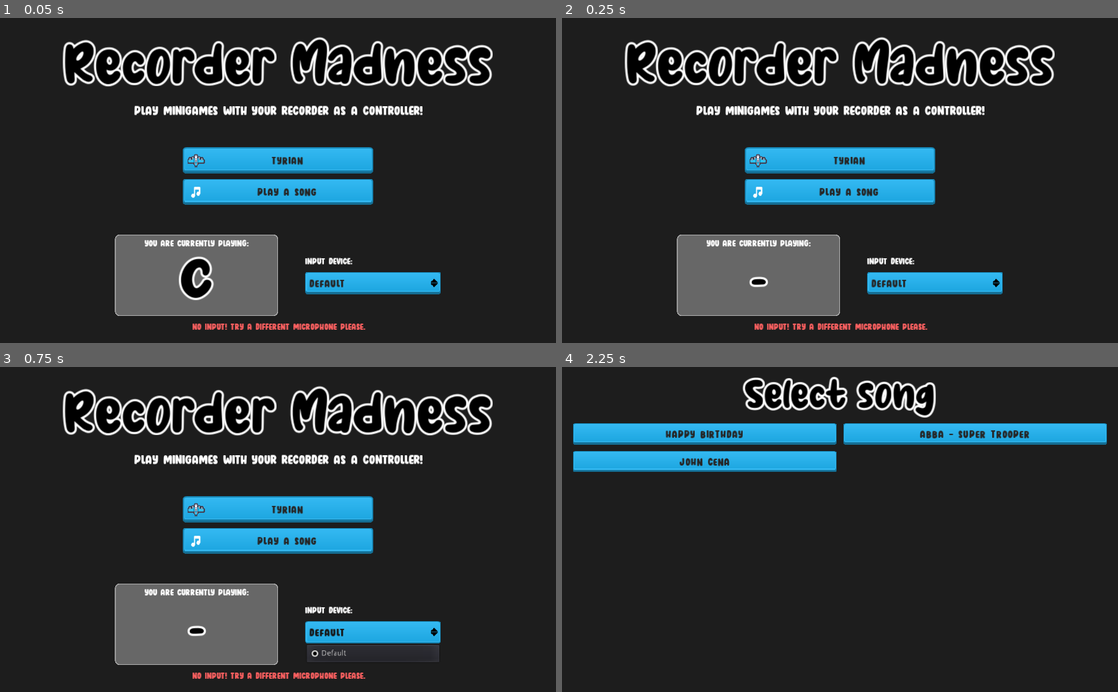
Above: before the commit, frames 1-4 (two rows, left to right).
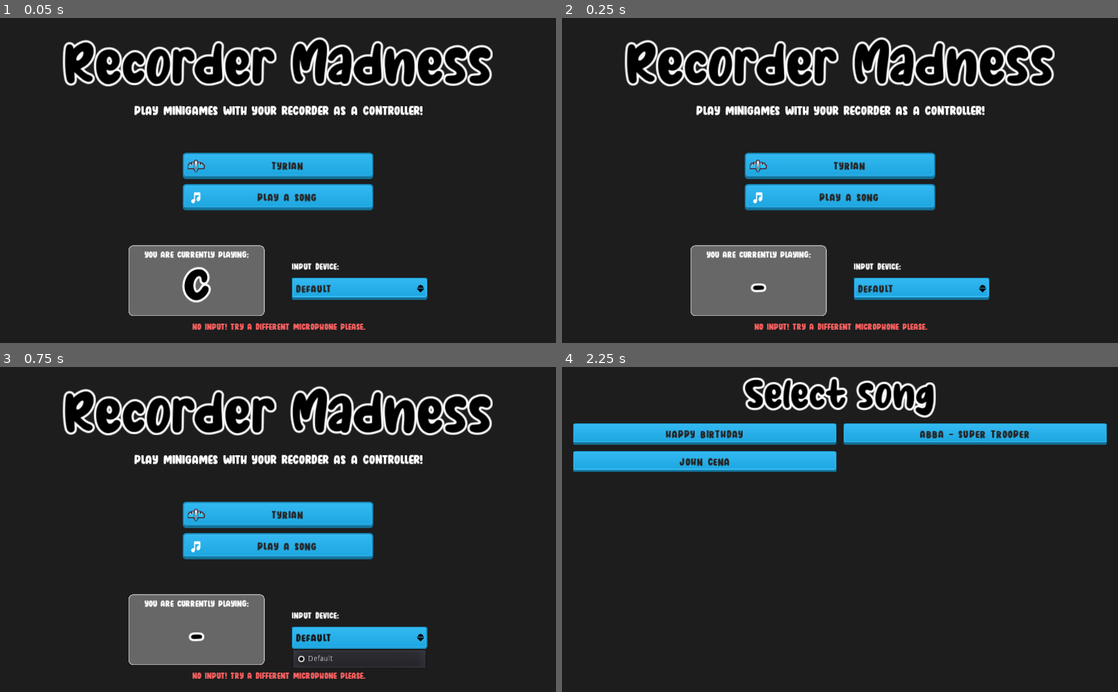
Above: after the commit, the same moments.

Repository: VojtaStruhar/recorder-madness
Game: Godot game, scene res://Minigames/Menus/MainMenu.tscn
Same seed, same stepped clock (60 frames per second), same inputs: the game is played once before the commit and once after it.
Inputs:
- Up to frame 1 (0.05 s): no input
- Up to frame 2 (0.25 s): no input
- Up to frame 3 (0.75 s): click "Default" at 0.5 s
- Up to frame 4 (2.25 s): click "Play a song" at 1.25 s; click "Play a song" at 2 s

The runs differ from the first frame. In frame 1, 8.6% of the frame differs, in the area x 20-80%, y 39-92%; in frame 2, 8.2%; in frame 3, 8.4%; in frame 4, nothing differs.

Commit message:
Saving song highscores as dictionary.
* Because every song has different note count, it isn't fair to lump all songs into one highscore. Instead each is saved separatedly in a dictionary.

Diff:
--- a/Assets/Songs/Abba_-_Super_Trooper.tres
+++ b/Assets/Songs/Abba_-_Super_Trooper.tres
@@ -5,7 +5,5 @@
 [resource]
 script = ExtResource( 1 )
 name = "Super Trooper"
-bpm = 0
+bpm = 140
 notes = [ 38.0, 38.0, 36.0, 36.0, 35.0, 36.0, 33.0, 33.0, 36.0, 36.0, 35.0, 35.0, 33.0, 33.0, 33.0, 33.0, 36.0, 36.0, 3 …(971 unchanged characters)…
-low = 24
-high = 45
--- a/Assets/Songs/John_Cena_2.tres
+++ b/Assets/Songs/John_Cena_2.tres
@@ -4,6 +4,6 @@
 
 [resource]
 script = ExtResource( 1 )
-name = "Recorded 22"
+name = "John Cena"
 bpm = 180.0
 notes = [ 33.0, 35.0, 31.0, 33.0, 33.0, 33.0, 33.0, 33.0, 36.0, 35.0, 31.0, 33.0, 33.0, 33.0, 33.0 ]
--- a/Minigames/Menus/MainMenu.tscn
+++ b/Minigames/Menus/MainMenu.tscn
@@ -9,6 +9,13 @@
 [ext_resource path="res://Assets/UI/Font_Title.tres" type="DynamicFont" id=7]
 [ext_resource path="res://Assets/UI/Font_Subtitle.tres" type="DynamicFont" id=8]
 [ext_resource path="res://Assets/UI/musicOn.png" type="Texture" id=9]
+[ext_resource path="res://Assets/UI/Milky Coffee.ttf" type="DynamicFontData" id=10]
+
+[sub_resource type="DynamicFont" id=1]
+size = 80
+outline_size = 4
+use_filter = true
+font_data = ExtResource( 10 )
 
 [node name="MainMenu" type="Control"]
 anchor_right = 1.0
@@ -56,14 +63,14 @@
 [node name="CenterContainer" type="CenterContainer" parent="MarginContainer/VBoxContainer"]
 margin_top = 156.0
 margin_right = 984.0
-margin_bottom = 350.0
+margin_bottom = 370.0
 size_flags_vertical = 3
 
 [node name="Minigames" type="VBoxContainer" parent="MarginContainer/VBoxContainer/CenterContainer"]
 margin_left = 317.0
-margin_top = 44.0
+margin_top = 54.0
 margin_right = 667.0
-margin_bottom = 150.0
+margin_bottom = 160.0
 rect_min_size = Vector2( 350, 0 )
 
 [node name="TyrianButton" parent="MarginContainer/VBoxContainer/CenterContainer/Minigames" instance=ExtResource( 5 )]
@@ -83,7 +90,7 @@
 destination = 4
 
 [node name="HBoxContainer" type="HBoxContainer" parent="MarginContainer/VBoxContainer"]
-margin_top = 360.0
+margin_top = 380.0
 margin_right = 984.0
 margin_bottom = 510.0
 size_flags_horizontal = 3
@@ -91,21 +98,20 @@
 alignment = 1
 
 [node name="Panel" type="Panel" parent="MarginContainer/VBoxContainer/HBoxContainer"]
-margin_left = 192.0
-margin_right = 492.0
-margin_bottom = 150.0
-rect_min_size = Vector2( 300, 150 )
+margin_left = 217.0
+margin_right = 467.0
+margin_bottom = 130.0
+rect_min_size = Vector2( 250, 130 )
 
 [node name="CenterContainer" type="CenterContainer" parent="MarginContainer/VBoxContainer/HBoxContainer/Panel"]
-margin_right = 300.0
-margin_bottom = 150.0
-rect_min_size = Vector2( 300, 150 )
+anchor_right = 1.0
+anchor_bottom = 1.0
 
 [node name="VBoxContainer" type="VBoxContainer" parent="MarginContainer/VBoxContainer/HBoxContainer/Panel/CenterContainer"]
-margin_left = 49.0
-margin_top = 6.0
-margin_right = 250.0
-margin_bottom = 144.0
+margin_left = 24.0
+margin_top = 7.0
+margin_right = 225.0
+margin_bottom = 123.0
 
 [node name="Label" type="Label" parent="MarginContainer/VBoxContainer/HBoxContainer/Panel/CenterContainer/VBoxContainer"]
 margin_right = 201.0
@@ -118,22 +124,22 @@
 unique_name_in_owner = true
 margin_top = 30.0
 margin_right = 201.0
-margin_bottom = 138.0
+margin_bottom = 116.0
 custom_colors/font_color = Color( 0, 0, 0, 1 )
-custom_fonts/font = ExtResource( 7 )
+custom_fonts/font = SubResource( 1 )
 text = "K#"
 align = 1
 valign = 1
 
 [node name="CenterContainer" type="CenterContainer" parent="MarginContainer/VBoxContainer/HBoxContainer"]
-margin_left = 542.0
-margin_right = 792.0
-margin_bottom = 150.0
+margin_left = 517.0
+margin_right = 767.0
+margin_bottom = 130.0
 
 [node name="VBoxContainer2" type="VBoxContainer" parent="MarginContainer/VBoxContainer/HBoxContainer/CenterContainer"]
-margin_top = 39.0
+margin_top = 29.0
 margin_right = 250.0
-margin_bottom = 110.0
+margin_bottom = 100.0
 
 [node name="SettingsLabel" type="Label" parent="MarginContainer/VBoxContainer/HBoxContainer/CenterContainer/VBoxContainer2"]
 margin_right = 250.0
--- a/Minigames/SongLevel/RecordingStudio.gd
+++ b/Minigames/SongLevel/RecordingStudio.gd
@@ -55,6 +55,7 @@
 
 func _on_SaveSong_pressed():
 	if song_name_input.text != "":
+		song_resource.name = song_name_input.text
 		var result = ResourceSaver.save("res://Assets/Songs/" + song_name_input.text.replace(" ", "_") + ".tres", song_resource)
 		if result != OK:
 			timedLabel.set_timed_text("Saving failed (" + str(result) + ")")
--- a/Minigames/SongLevel/SongMinigame.gd
+++ b/Minigames/SongLevel/SongMinigame.gd
@@ -39,11 +39,16 @@
 func finish_game():
 	$FinishGameTimer.start()
 
+func game_over_transition():
+	if !(song_resource.name in PersistentData.highscore_songs) \
+		or player_score > PersistentData.highscore_songs[song_resource.name]:
 
+		PersistentData.highscore_songs[song_resource.name] = player_score
+	SceneManager.game_over(player_score, SceneManager.Screen.SONG)
 
 func _on_FinishGameTimer_timeout():
-	SceneManager.game_over(player_score, SceneManager.Screen.SONG)
+	game_over_transition()
 
 # Player rammed into something (tree?)
 func _on_ObstacleScanner_area_entered(area):
-	SceneManager.game_over(player_score, SceneManager.Screen.SONG)
+	game_over_transition()
--- a/Minigames/Tyrian/TyrianLevel.tscn
+++ b/Minigames/Tyrian/TyrianLevel.tscn
@@ -30,6 +30,8 @@
 
 func _on_LBoundary_area_entered(area):
 	print(\"GAME OVER\")
+	if enemySpawner.score > PersistentData.highscore_tyrian:
+		PersistentData.highscore_tyrian = enemySpawner.score
 	SceneManager.game_over(enemySpawner.score, SceneManager.Screen.TYRIAN)
 "
 
--- a/Persistence/PersistentData.gd
+++ b/Persistence/PersistentData.gd
@@ -3,26 +3,23 @@
 const SAVE_PATH = "res://Persistence/SaveData.tres"
 
 var microphone_choice = "Default"
-var highscores = {
-	"tyrian": 0,
-	"song": 0
-}
+
+var highscore_tyrian: int = 0
+var highscore_songs: Dictionary = {}
 
 func _enter_tree():
-	print("PersistenceData entered tree")
 	var loaded: SaveData = ResourceLoader.load(SAVE_PATH)
 	if loaded == null: return
 
 	microphone_choice = loaded.microphone_choice
-	highscores.tyrian = loaded.highscore_tyrian
-	highscores.song = loaded.highscore_song
+	highscore_tyrian = loaded.highscore_tyrian
+	highscore_songs = loaded.highscore_songs
 
 func _exit_tree():
-	print("PersistenceData exit tree")
 	var data = SaveData.new()
 	data.microphone_choice = self.microphone_choice
-	data.highscore_song = highscores.song
-	data.highscore_tyrian = highscores.tyrian
+	data.highscore_songs = highscore_songs
+	data.highscore_tyrian = highscore_tyrian
 
 	var result = ResourceSaver.save(SAVE_PATH, data)
 	print("Saving result: ", "OK" if result == OK else str(result))
--- a/Persistence/SaveData.gd
+++ b/Persistence/SaveData.gd
@@ -3,9 +3,4 @@
 
 export var microphone_choice: String = "Default"
 export var highscore_tyrian: int = 0
-export var highscore_song: int = 0
-
-func _init(mic = "Default", hs_t = 0, hs_s = 0):
-	microphone_choice = mic
-	highscore_tyrian = hs_t
-	highscore_song = hs_s
+export(Dictionary) var highscore_songs = {}
--- a/Persistence/SaveData.tres
+++ b/Persistence/SaveData.tres
@@ -5,5 +5,7 @@
 [resource]
 script = ExtResource( 1 )
 microphone_choice = "Trust GXT 232 Microphone (94)"
-highscore_tyrian = 0
-highscore_song = 0
+highscore_tyrian = 8
+highscore_songs = {
+"Happy Birthday!": 46
+}
Not shown: 1 places in Minigames/Menus/MainMenu.tscn that only renumber resources
